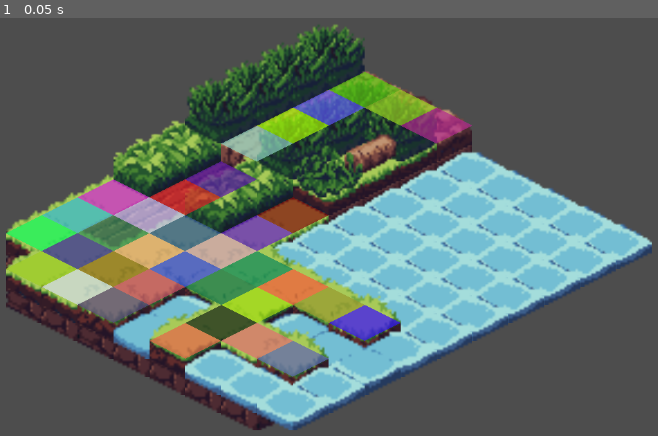
Above: before the commit, frame 1.
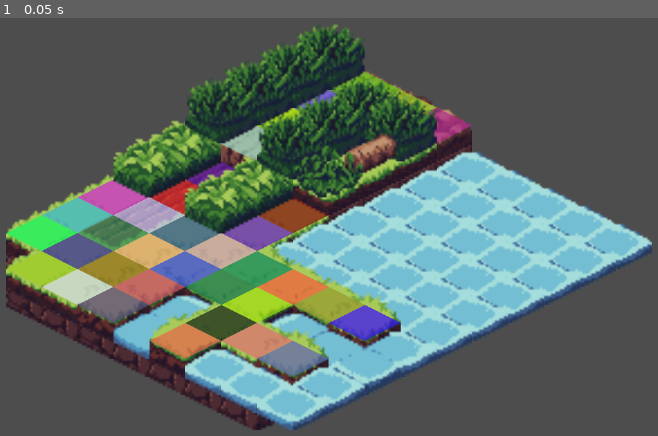
Above: after the commit, the same moment.

Repository: ActualCannibalPanda/Godrogue
Game: Godot game, scene res://assets/maps/game.tscn
The game is run twice, just before and just after one commit, with the same random seed, the same clock (stepped at 60 frames per second) and the same inputs. The engine's default icon, where the game draws it, is replaced by a stand-in: a white triangle on a blue panel in a dark square.
Inputs:
- Up to frame 1 (0.05 s): no input

The runs differ from the first frame. In frame 1, 2.8% of the frame differs, in the area x 17-67%, y 13-52%.

Commit message:
Add zorder to certain tiles

Diff:
--- a/assets/tilesets/tileset.tres
+++ b/assets/tilesets/tileset.tres
@@ -60,13 +60,21 @@
 6:2/0/physics_layer_0/polygon_0/points = PackedVector2Array(0, -8, -16, 0, 0, 8, 16, 0)
 6:2/0/custom_data_0 = true
 7:2/0 = 0
+7:2/0/z_index = 99
 8:2/0 = 0
+8:2/0/z_index = 99
 9:2/0 = 0
+9:2/0/z_index = 99
 10:2/0 = 0
+10:2/0/z_index = 99
 0:3/0 = 0
+0:3/0/z_index = 99
 1:3/0 = 0
+1:3/0/z_index = 99
 2:3/0 = 0
+2:3/0/z_index = 99
 3:3/0 = 0
+3:3/0/z_index = 99
 4:3/0 = 0
 4:3/0/physics_layer_0/polygon_0/points = PackedVector2Array(0, -8, -16, 0, 0, 8, 16, 0)
 4:3/0/custom_data_0 = true
@@ -80,25 +88,45 @@
 7:3/0/physics_layer_0/polygon_0/points = PackedVector2Array(0, -8, -16, 0, 0, 8, 16, 0)
 7:3/0/custom_data_0 = true
 8:3/0 = 0
+8:3/0/z_index = 99
 9:3/0 = 0
+9:3/0/z_index = 99
 10:3/0 = 0
+10:3/0/z_index = 99
 0:4/0 = 0
+0:4/0/z_index = 99
 1:4/0 = 0
+1:4/0/z_index = 99
 2:4/0 = 0
+2:4/0/z_index = 99
 3:4/0 = 0
+3:4/0/z_index = 99
 4:4/0 = 0
+4:4/0/z_index = 99
 5:4/0 = 0
+5:4/0/z_index = 99
 6:4/0 = 0
+6:4/0/z_index = 99
 7:4/0 = 0
+7:4/0/z_index = 99
 8:4/0 = 0
+8:4/0/z_index = 99
 9:4/0 = 0
+9:4/0/z_index = 99
 10:4/0 = 0
+10:4/0/z_index = 99
 0:5/0 = 0
+0:5/0/z_index = 99
 1:5/0 = 0
+1:5/0/z_index = 99
 2:5/0 = 0
+2:5/0/z_index = 99
 3:5/0 = 0
+3:5/0/z_index = 99
 4:5/0 = 0
+4:5/0/z_index = 99
 5:5/0 = 0
+5:5/0/z_index = 99
 6:5/0 = 0
 6:5/0/custom_data_0 = true
 7:5/0 = 0
@@ -106,9 +134,13 @@
 8:5/0 = 0
 8:5/0/custom_data_0 = true
 9:5/0 = 0
+9:5/0/z_index = 99
 10:5/0 = 0
+10:5/0/z_index = 99
 0:6/0 = 0
+0:6/0/z_index = 99
 1:6/0 = 0
+1:6/0/z_index = 99
 2:6/0 = 0
 2:6/0/custom_data_0 = true
 3:6/0 = 0
@@ -117,14 +149,23 @@
 4:6/0/custom_data_0 = true
 5:6/0 = 0
 6:6/0 = 0
+6:6/0/z_index = 99
 7:6/0 = 0
+7:6/0/z_index = 99
 8:6/0 = 0
+8:6/0/z_index = 99
 10:6/0 = 0
+10:6/0/z_index = 99
 0:7/0 = 0
+0:7/0/z_index = 99
 1:7/0 = 0
+1:7/0/z_index = 99
 2:7/0 = 0
+2:7/0/z_index = 99
 3:7/0 = 0
+3:7/0/z_index = 99
 4:7/0 = 0
+4:7/0/z_index = 99
 5:7/0 = 0
 6:7/0 = 0
 7:7/0 = 0
@@ -159,6 +200,7 @@
 10:10/0 = 0
 3:8/0 = 0
 9:6/0 = 0
+9:6/0/z_index = 99
 0:0/0 = 0
 0:0/0/physics_layer_0/polygon_0/points = PackedVector2Array(0, -8, -16, 0, 0, 8, 16, 0)
 0:0/0/custom_data_0 = true
